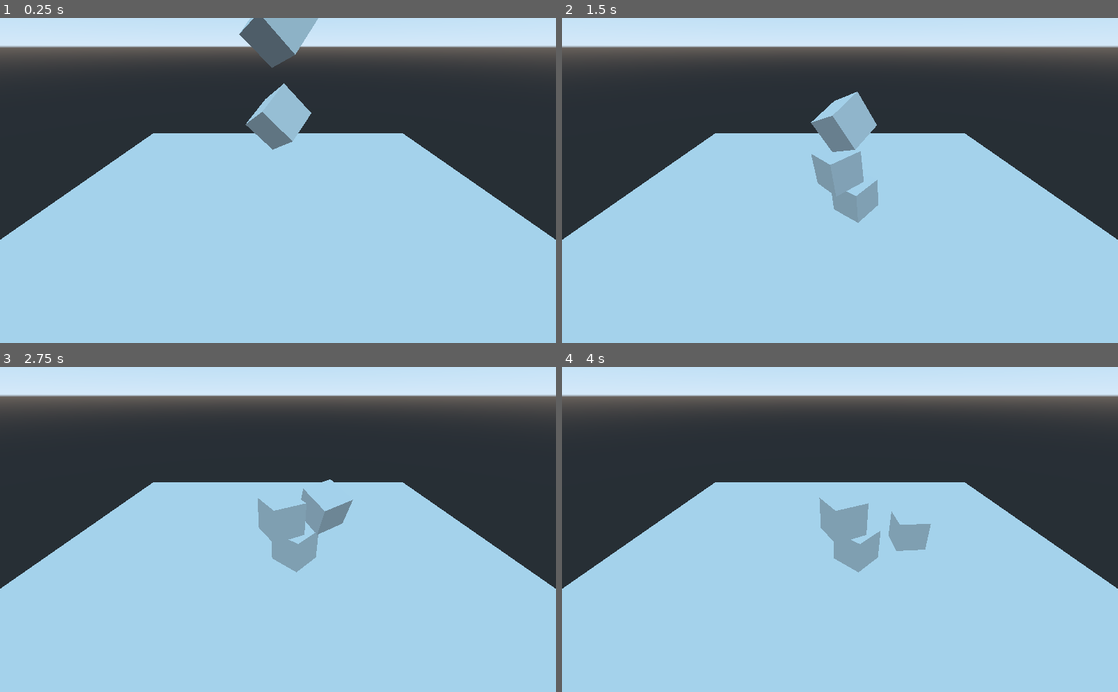
Above: before the commit, frames 1-4 (two rows, left to right).
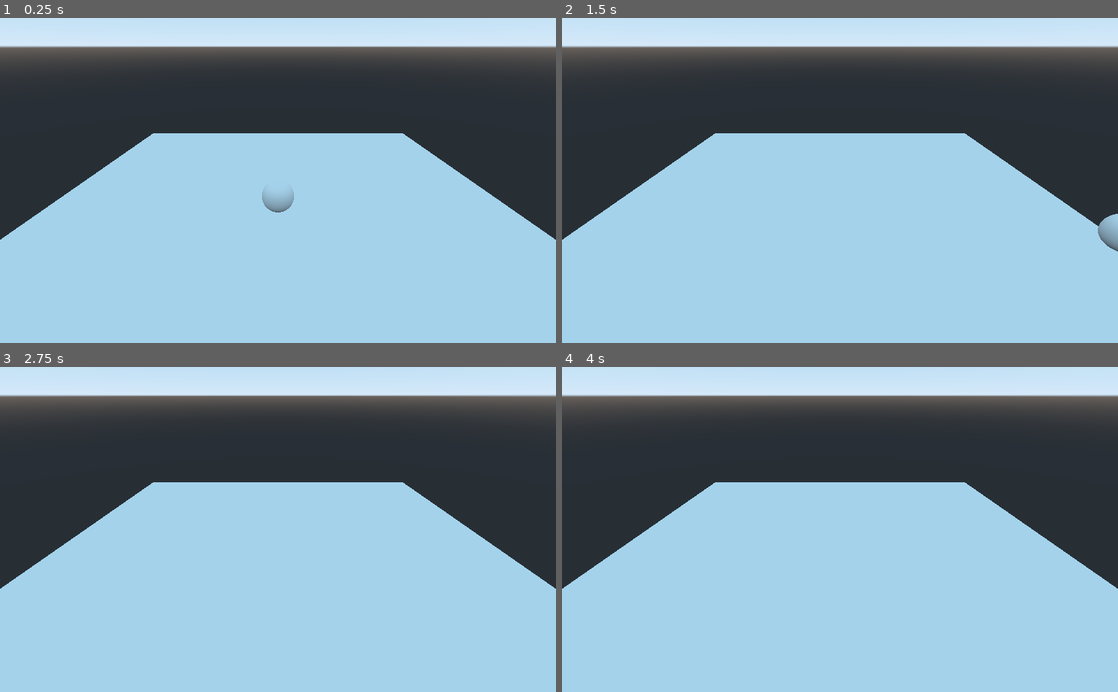
Above: after the commit, the same moments.

Repository: gmastergreatee/MyGodotGames
Game: Godot game, scene res://levels/Level_1.tscn
Two runs of this game, one before a commit and one after it. Both use one fixed random seed, a clock stepped at 60 frames per second and the inputs below. The project has no main scene, so this scene is started directly.
Inputs:
- Up to frame 1 (0.25 s): no input
- Up to frame 2 (1.5 s): hold Right (ui_right) 0.53-1.28 s; hold Down (ui_down) from 1.28 s (still down)
- Up to frame 3 (2.75 s): release Down (ui_down) at 2.03 s; hold Right (ui_right) from 2.03 s (still down)
- Up to frame 4 (4 s): release Right (ui_right) at 2.78 s; hold Up (ui_up) 2.78-3.53 s; hold Left (ui_left) from 3.53 s (still down)

The runs differ from the first frame. In frame 1, 2.8% of the frame differs, in the area x 43-58%, y 0-60%; in frame 2, 3.1%, in the area x 44-100%, y 22-72%; in frame 3, 2.0%; in frame 4, 2.0%.

Commit message:
[Basic Move and Dodge Game] Added code to move player

Diff:
--- a/Basic Move and Dodge Game/assets/Sphere.tscn
+++ b/Basic Move and Dodge Game/assets/Sphere.tscn
@@ -4,7 +4,7 @@
 
 [sub_resource type="SphereMesh" id=2]
 
-[node name="KinematicBody" type="KinematicBody"]
+[node name="Ball" type="KinematicBody"]
 
 [node name="CollisionShape" type="CollisionShape" parent="."]
 shape = SubResource( 1 )
--- a/Basic Move and Dodge Game/levels/Level_1.tscn
+++ b/Basic Move and Dodge Game/levels/Level_1.tscn
@@ -1,8 +1,7 @@
 [gd_scene load_steps=5 format=2]
 
-[sub_resource type="BoxShape" id=1]
-
-[sub_resource type="CubeMesh" id=2]
+[ext_resource path="res://assets/Sphere.tscn" type="PackedScene" id=1]
+[ext_resource path="res://scripts/Player.gd" type="Script" id=2]
 
 [sub_resource type="BoxShape" id=3]
 extents = Vector3( 15, 1, 15 )
@@ -11,45 +10,6 @@
 size = Vector3( 30, 2, 30 )
 
 [node name="Level" type="Spatial"]
-
-[node name="Box" type="RigidBody" parent="."]
-transform = Transform( 0.707107, 0.5, 0.5, -0.707107, 0.5, 0.5, 0, -0.707107, 0.707107, 0, 6, 0 )
-__meta__ = {
-"_edit_group_": true
-}
-
-[node name="CollisionShape" type="CollisionShape" parent="Box"]
-shape = SubResource( 1 )
-
-[node name="MeshInstance" type="MeshInstance" parent="Box"]
-mesh = SubResource( 2 )
-material/0 = null
-
-[node name="Box2" type="RigidBody" parent="."]
-transform = Transform( 0.707107, 0.5, 0.5, -0.683013, 0.665976, 0.29995, -0.183013, -0.553603, 0.812422, 0, 10, 0 )
-__meta__ = {
-"_edit_group_": true
-}
-
-[node name="CollisionShape" type="CollisionShape" parent="Box2"]
-shape = SubResource( 1 )
-
-[node name="MeshInstance" type="MeshInstance" parent="Box2"]
-mesh = SubResource( 2 )
-material/0 = null
-
-[node name="Box3" type="RigidBody" parent="."]
-transform = Transform( 0.707107, 0.5, 0.5, -0.707107, 0.5, 0.5, 0, -0.707107, 0.707107, 0, 14, 0 )
-__meta__ = {
-"_edit_group_": true
-}
-
-[node name="CollisionShape" type="CollisionShape" parent="Box3"]
-shape = SubResource( 1 )
-
-[node name="MeshInstance" type="MeshInstance" parent="Box3"]
-mesh = SubResource( 2 )
-material/0 = null
 
 [node name="Camera" type="Camera" parent="."]
 transform = Transform( 1, 0, 0, 0, 0.866025, 0.5, 0, -0.5, 0.866025, 0, 9, 12 )
@@ -66,3 +26,8 @@
 [node name="MeshInstance" type="MeshInstance" parent="Floor"]
 mesh = SubResource( 4 )
 material/0 = null
+
+[node name="Player" parent="." instance=ExtResource( 1 )]
+transform = Transform( 1, 0, 0, 0, 1, 0, 0, 0, 1, 0, 1, 0 )
+script = ExtResource( 2 )
+Speed = 1000
--- /dev/null
+++ b/Basic Move and Dodge Game/scripts/Player.gd
@@ -0,0 +1,31 @@
+extends KinematicBody
+
+var velocity = Vector3(0,0,0)
+export var Speed = 5;
+
+func _ready() -> void:
+
+	pass
+
+func _physics_process(delta: float) -> void:
+	if Input.is_action_pressed("ui_left") and Input.is_action_pressed("ui_right"):
+		velocity.x = 0
+	elif Input.is_action_pressed("ui_left"):
+		velocity.x = -Speed * delta
+	elif Input.is_action_pressed("ui_right"):
+		velocity.x = Speed * delta
+	else:
+		velocity.x = lerp(velocity.x, 0, 0.1)
+
+	if Input.is_action_pressed("ui_up") and Input.is_action_pressed("ui_down"):
+		velocity.z = 0
+	elif Input.is_action_pressed("ui_up"):
+		velocity.z = -Speed * delta
+	elif Input.is_action_pressed("ui_down"):
+		velocity.z = Speed * delta
+	else:
+		velocity.z = lerp(velocity.z, 0, 0.1)
+
+	if not is_on_floor():
+		velocity.y = -Speed * delta
+	move_and_slide(velocity)
